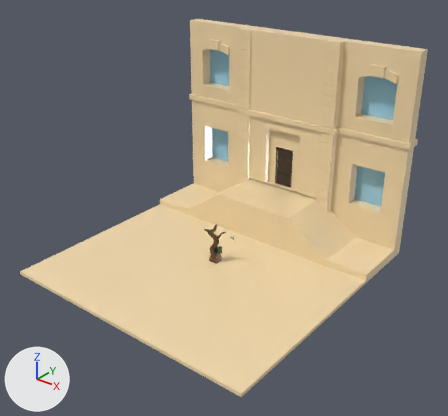
The Blender file blender/3dassets.blend as it was, and as the next commit left it.
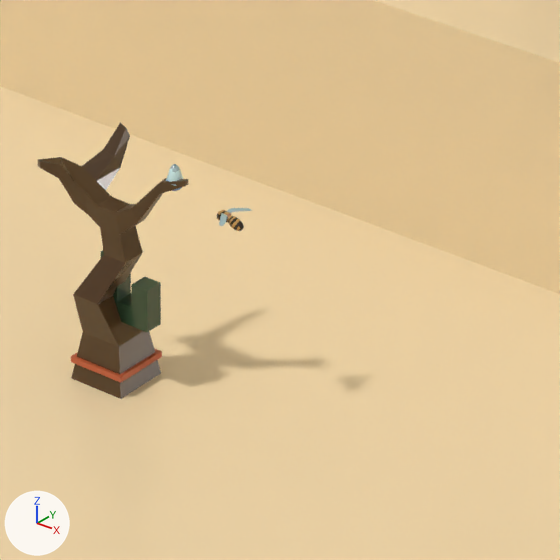
Each version appears first whole from a 50 mm camera at (10.16, -12.31, 9.56) aimed at (0.45, -0.16, 2.03), and next in a close-up on the part from 44% to 62% of the width and 50% to 69% of the height. Lighting does not change. The marker at lower left points along +X, +Y and +Z.

Objects in the first close-up: 'Cactus', 'Scene', 'deadTree'.
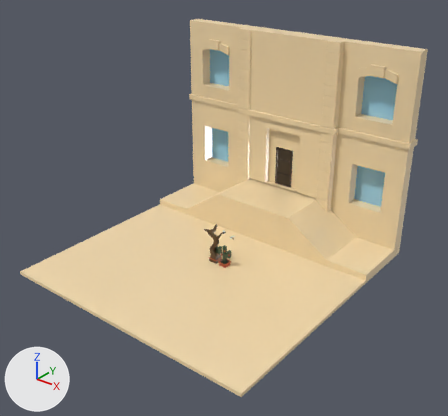
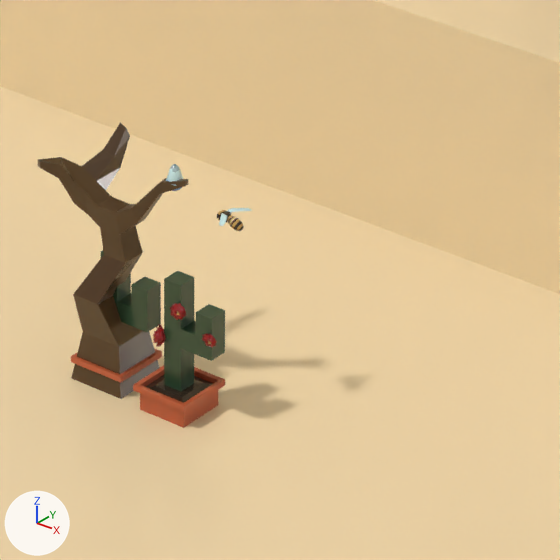
The change in detail:
Mesh me_cube_012 is new.
It has 472 vertices, 461 faces, 3 loose edges and spans x -0.139..0.241, y -0.139..0.139, z 0.0..0.713.
It uses material mat_flatcolor.
Object 'Cactus.Flower' (ob_cactus_flower) is new; it shows me_cube_012.
Its location is (0.376, -0.037, 0.016).

What differs and where, as boxes [x1, y1, x2, y2] in the close-ups (560 x 560 px):
'Cactus.Flower', added: after [133, 271, 225, 428]
